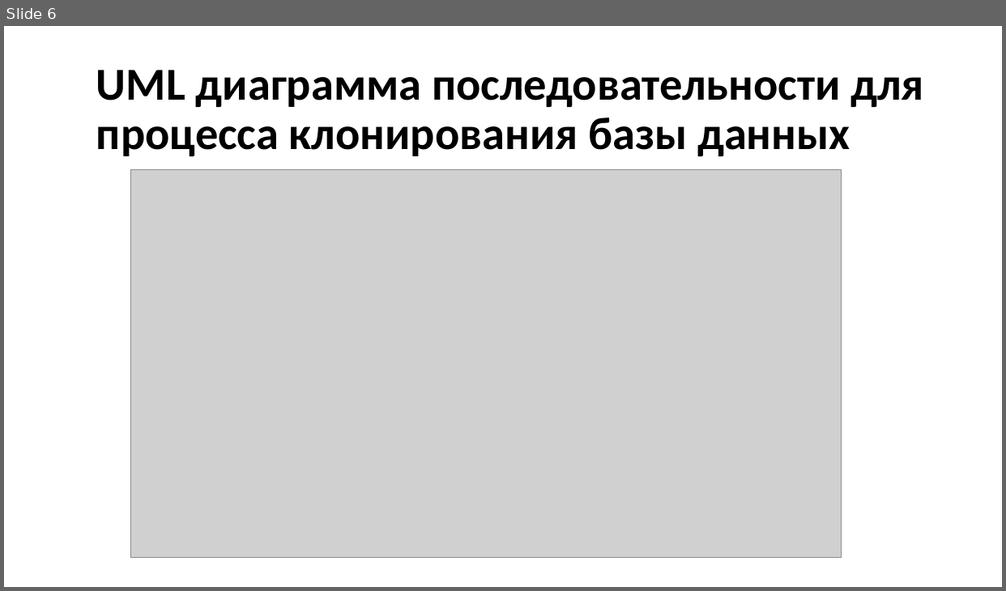
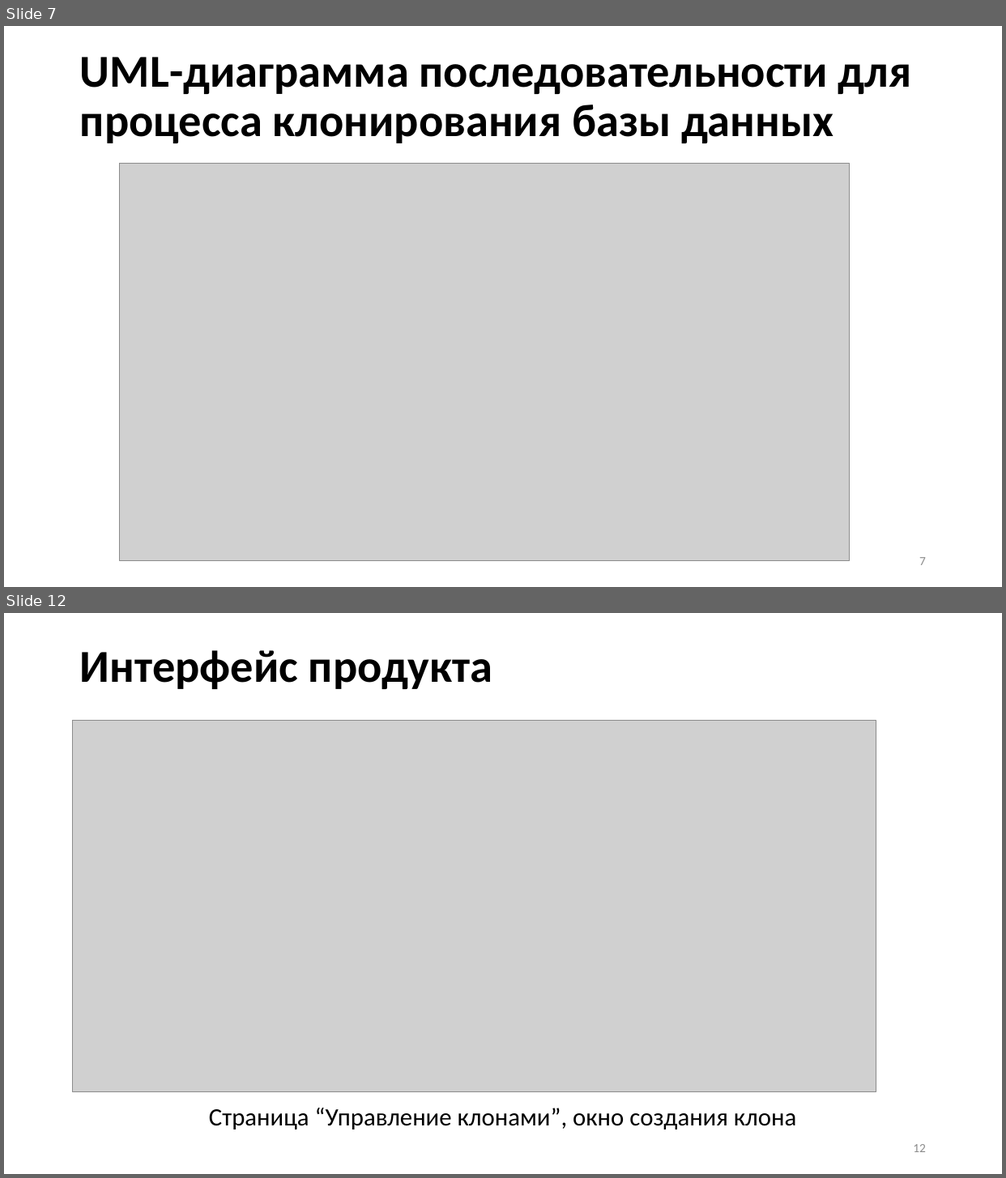
Before and after one commit to Hansola1/VKI, a slide deck: Диплом/Презентация/Бородина_Анастасия_Владимировна_2207Д2.pptx. Shown one above the other, each under a label of ours: slide 6 before the commit, slides 7 and 12 after it; the slides between them are not shown. The pictures are 1006x591 and 1006x1178 pixels, drawn with LibreOffice and Linux fonts; fonts in the diff are those of the drawing; grey boxes stand for pictures. Boxes give left, top, right and bottom in pixels: in the first picture for what was removed or moved away, otherwise in the second. Text is boxed around its words. In the diff, an @@ line names an element or a change of style, - is before the commit and + after.

Commit message:
Диплом
Презентация, диаграмма

```diff
--- a/Диплом/Презентация/Бородина_Анастасия_Владимировна_2207Д2.pptx
+++ b/Диплом/Презентация/Бородина_Анастасия_Владимировна_2207Д2.pptx
@@ slide 12 added at bbox=[4, 613, 1002, 1174], background #FFFFFF @@
@@ title added at bbox=[80, 650, 492, 689], 44 pt, text #000000, bold @@
+Интерфейс продукта
@@ picture added at bbox=[73, 721, 876, 1093] @@
@@ text added at bbox=[209, 1108, 796, 1130], 24 pt, text #000000 @@
+Страница “Управление клонами”, окно создания клона
@@ page number added at bbox=[913, 1144, 926, 1152], 12 pt, text #8C8C8C @@
+12
@@ what was slide 6 is now slide 7 @@
@@ slide 7 changed as well @@
@@ title at bbox=[80, 57, 912, 143]: text changed @@
-UML диаграмма последовательности для процесса клонирования базы данных
+UML-диаграмма последовательности для процесса клонирования базы данных
@@ picture: place and size @@
-picture at bbox=[130, 169, 841, 557]
+picture at bbox=[120, 163, 850, 561]
@@ page number added at bbox=[919, 557, 926, 565], 12 pt, text #8C8C8C @@
+7
```
Also in this commit, not shown: 7 other slides changed, 6 other slides added, 4 slides removed, 4 other files.
